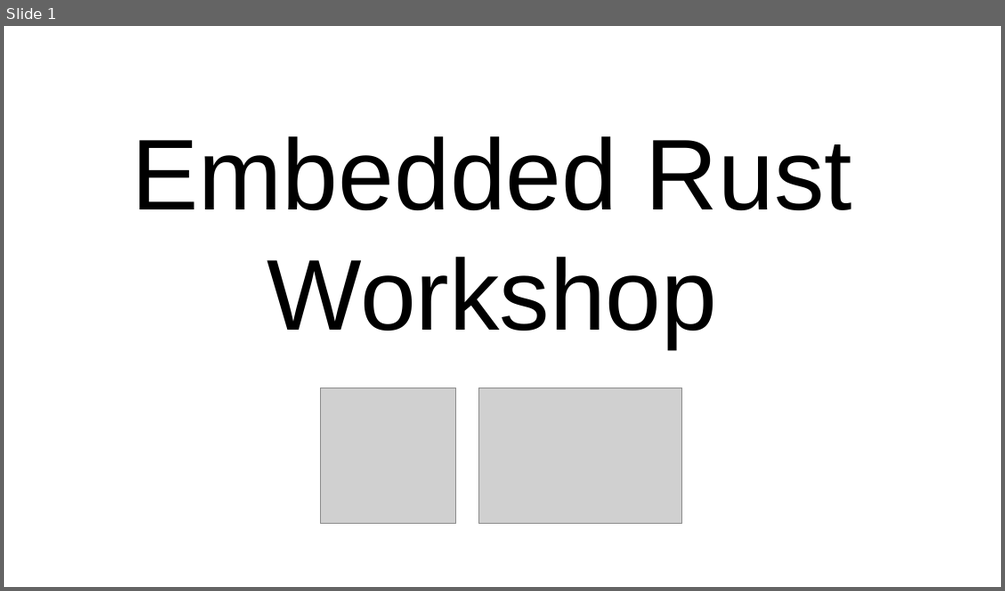
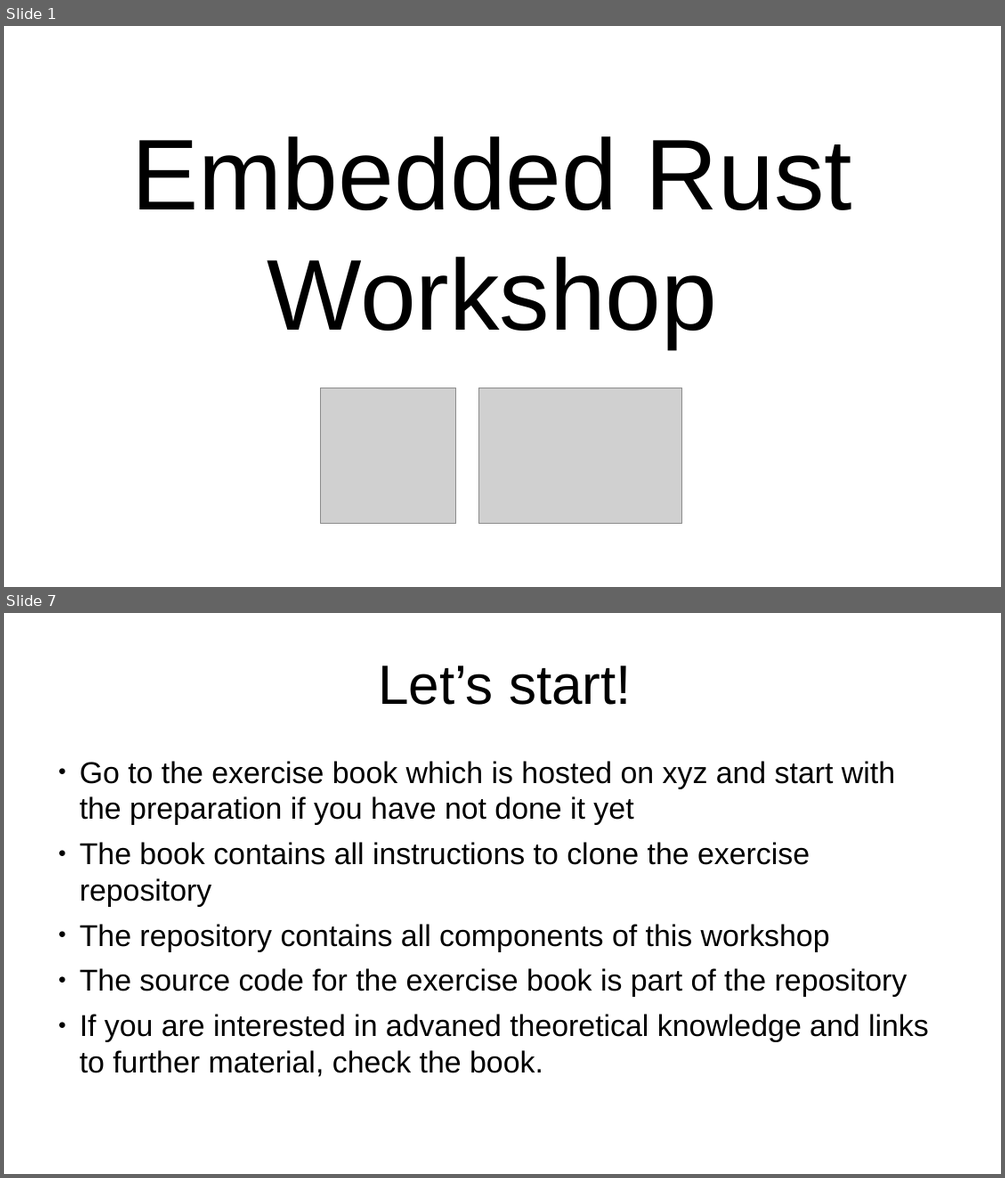
Before and after one commit to us-irs/embedded-rust-workshop, a slide deck: slides/embedded-rust-workshop.odp. Shown one above the other, each under a label of ours: slide 1 before the commit, slides 1 and 7 after it; the slides between them are not shown. The pictures are 1005x591 and 1005x1178 pixels, drawn with LibreOffice and Linux fonts; fonts in the diff are those of the drawing; grey boxes stand for pictures. Boxes give left, top, right and bottom in pixels: in the first picture for what was removed or moved away, otherwise in the second. Text is boxed around its words. In the diff, an @@ line names an element or a change of style, - is before the commit and + after.

```diff
--- a/slides/embedded-rust-workshop.odp
+++ b/slides/embedded-rust-workshop.odp
@@ slide 7 added at (x1=4, y1=613, x2=1001, y2=1174), background #FFFFFF @@
@@ title added at (x1=378, y1=666, x2=631, y2=705), 44 pt, text #000000 @@
+Let’s start!
@@ text added at (x1=80, y1=761, x2=929, y2=1077), 24 pt, text #000000 @@
+● Go to the exercise book which is hosted on xyz and start with the preparation if you have not done it yet
+● The book contains all instructions to clone the exercise repository
+● The repository contains all components of this workshop
+● The source code for the exercise book is part of the repository
+● If you are interested in advaned theoretical knowledge and links to further material, check the book.
```
Also in this commit, not shown: 3 slides changed, 2 other slides added.
